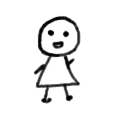
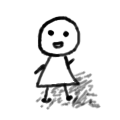
Before/after of a 120px x 120px layered artwork. What changed in the layer stack:
painted on "レイヤー" over [40, 21, 77, 84]
added layer "影" above "背景" over [35, 70, 101, 110]
showed "背景" over [35, 21, 101, 110]
